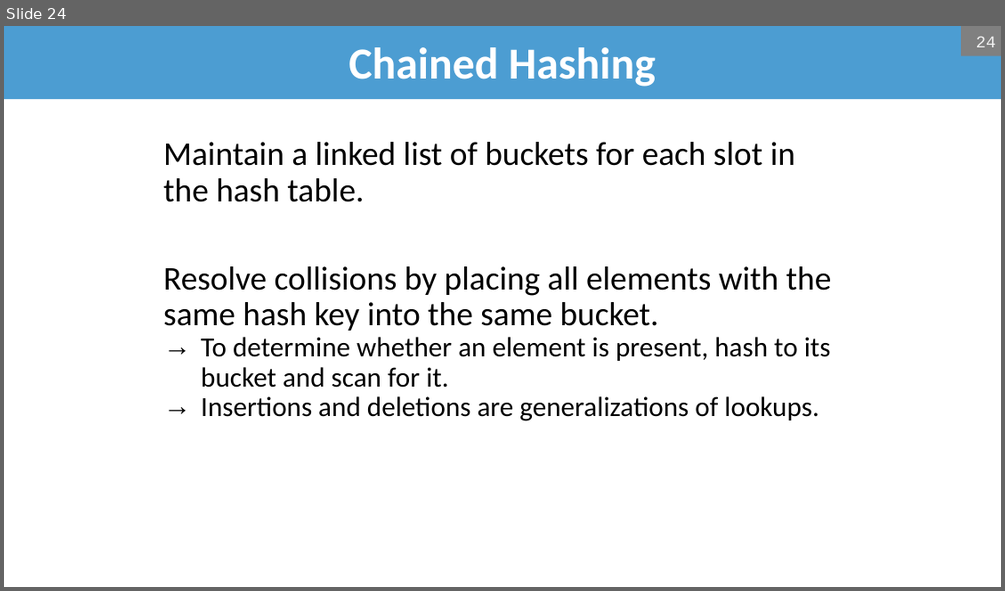
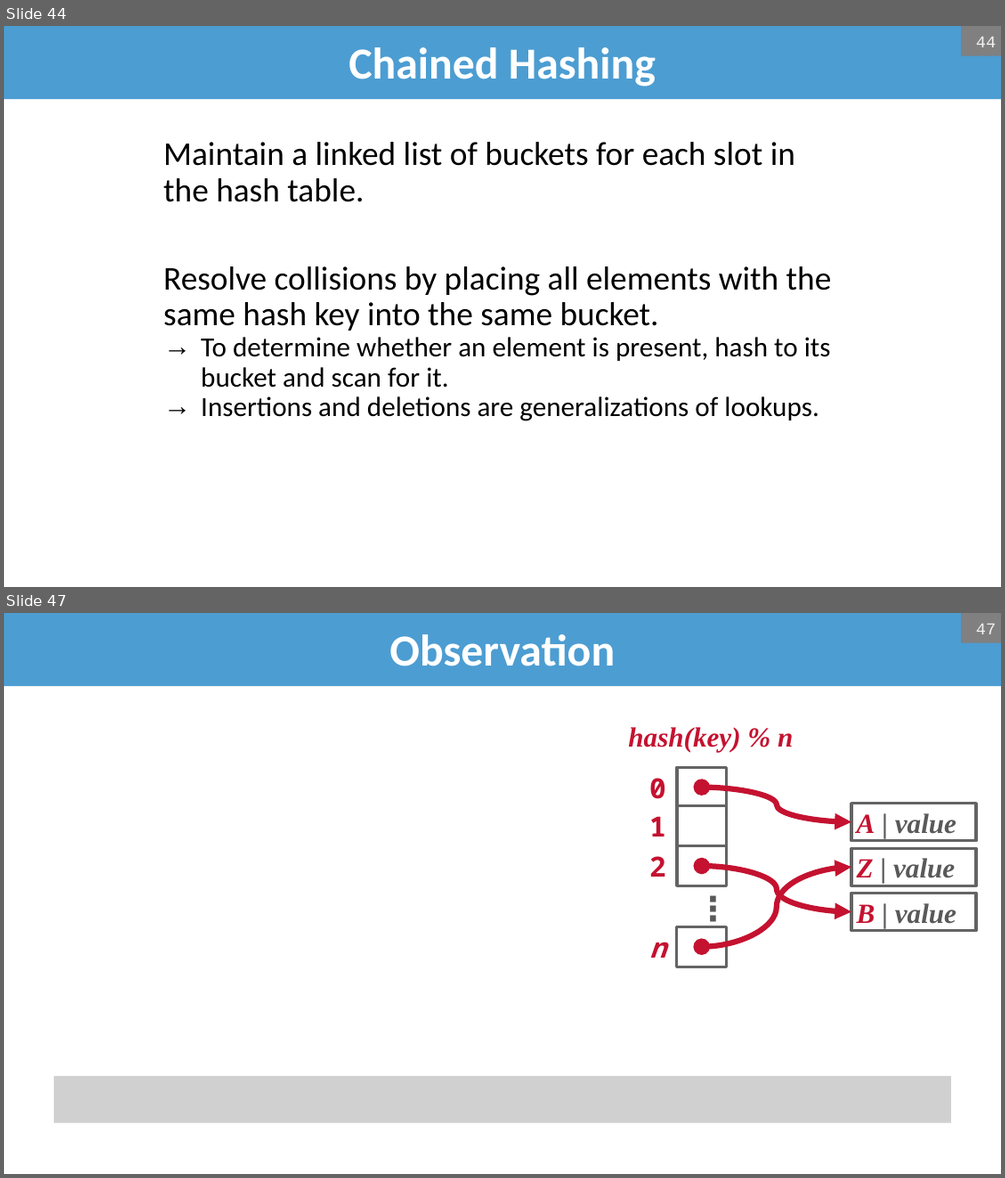
Before and after one commit to bsb20/bsb20.github.io, a slide deck: docs/421_f26/lectures/L09_hash_tables.pptx. Shown one above the other, each under a label of ours: slide 24 before the commit, slides 44 and 47 after it; the slides between them are not shown. The pictures are 1005x591 and 1005x1178 pixels, drawn with LibreOffice and Linux fonts; fonts in the diff are those of the drawing; grey boxes stand for pictures; background and template pictures are left out. Boxes give left, top, right and bottom in pixels: in the first picture for what was removed or moved away, otherwise in the second. Text is boxed around its words. In the diff, an @@ line names an element or a change of style, - is before the commit and + after.

Commit message:
COMP 421: post L09_hash_tables slides (hash tables)

```diff
--- a/docs/421_f26/lectures/L09_hash_tables.pptx
+++ b/docs/421_f26/lectures/L09_hash_tables.pptx
@@ slide 47 added at bbox=[4, 613, 1001, 1174], background #FFFFFF @@
@@ title added at bbox=[4, 613, 1001, 686], fill #4C9DD2, 32 pt, text #FFFFFF, bold @@
+Observation
@@ page number added at bbox=[961, 613, 1001, 643], fill #808080, 12 pt, text #F2F2F2 @@
+47
@@ text added at bbox=[628, 727, 793, 752], 20 pt, text #C41230, bold, italic @@
+hash(key) % n
@@ rectangle added at bbox=[677, 768, 727, 807], fill #FFFFFF, outline #646464 2 pt @@
@@ text added at bbox=[649, 778, 666, 799], 20 pt, text #C41230, bold @@
+0
@@ curved double arrow added from (702, 787) to (851, 822), #C41230 4 pt @@
@@ text added at bbox=[649, 816, 666, 836], 20 pt, text #C41230, bold @@
+1
@@ rectangle added at bbox=[677, 806, 727, 846], fill #FFFFFF, outline #646464 2 pt @@
@@ rectangle added at bbox=[851, 803, 976, 841], fill #FFFFFF, outline #646464 2 pt, 20 pt, text #595959, bold, italic @@
+A | value
@@ rectangle added at bbox=[677, 846, 727, 886], fill #FFFFFF, outline #646464 2 pt @@
@@ rectangle added at bbox=[851, 848, 976, 886], fill #FFFFFF, outline #646464 2 pt, 20 pt, text #595959, bold, italic @@
+Z | value
@@ text added at bbox=[649, 856, 666, 876], 20 pt, text #C41230, bold @@
+2
@@ curved double arrow added from (702, 866) to (851, 912), #C41230 4 pt @@
@@ curved double arrow added from (702, 947) to (851, 868), #C41230 4 pt @@
@@ text added at bbox=[687, 882, 718, 932], 24 pt, text #595959, bold @@
+⋮
@@ rectangle added at bbox=[851, 893, 976, 931], fill #FFFFFF, outline #646464 2 pt, 20 pt, text #595959, bold, italic @@
+B | value
@@ rectangle added at bbox=[677, 927, 727, 967], fill #FFFFFF, outline #646464 2 pt @@
@@ text added at bbox=[649, 941, 666, 957], 20 pt, text #C41230, bold, italic @@
+n
@@ picture added at bbox=[54, 1076, 951, 1122] @@
@@ what was slide 24 is now slide 44 @@
@@ page number at bbox=[976, 37, 995, 47]: text changed @@
-24
+44
```
Also in this commit, not shown: 19 slides changed, 20 other slides added, 1 other file.
